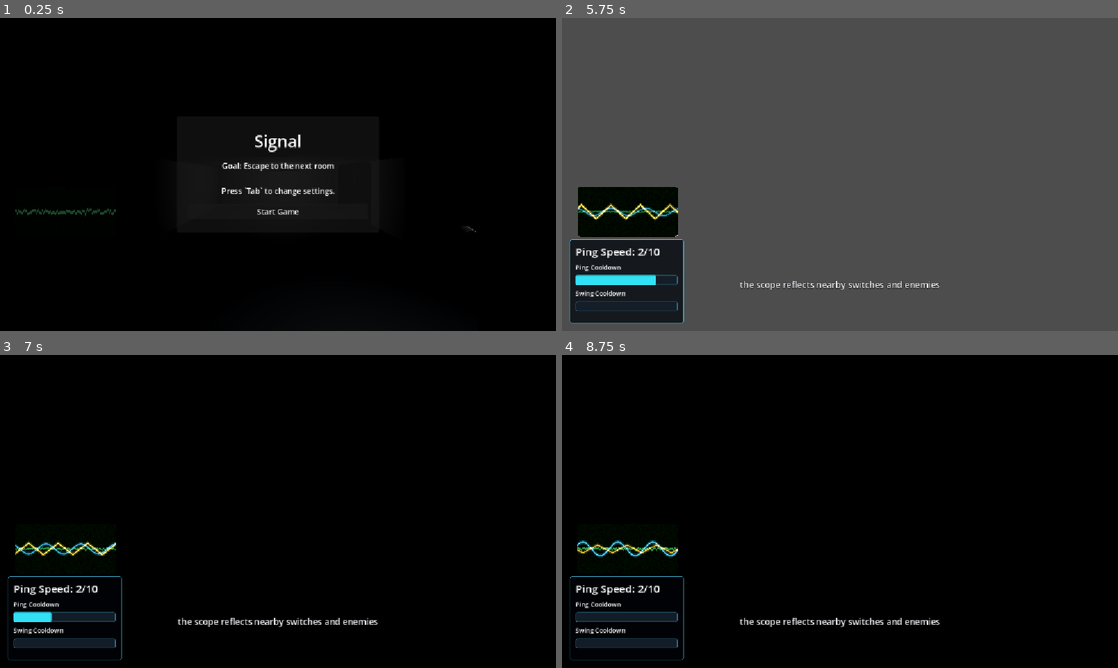
Above: before the commit, frames 1-4 (two rows, left to right).
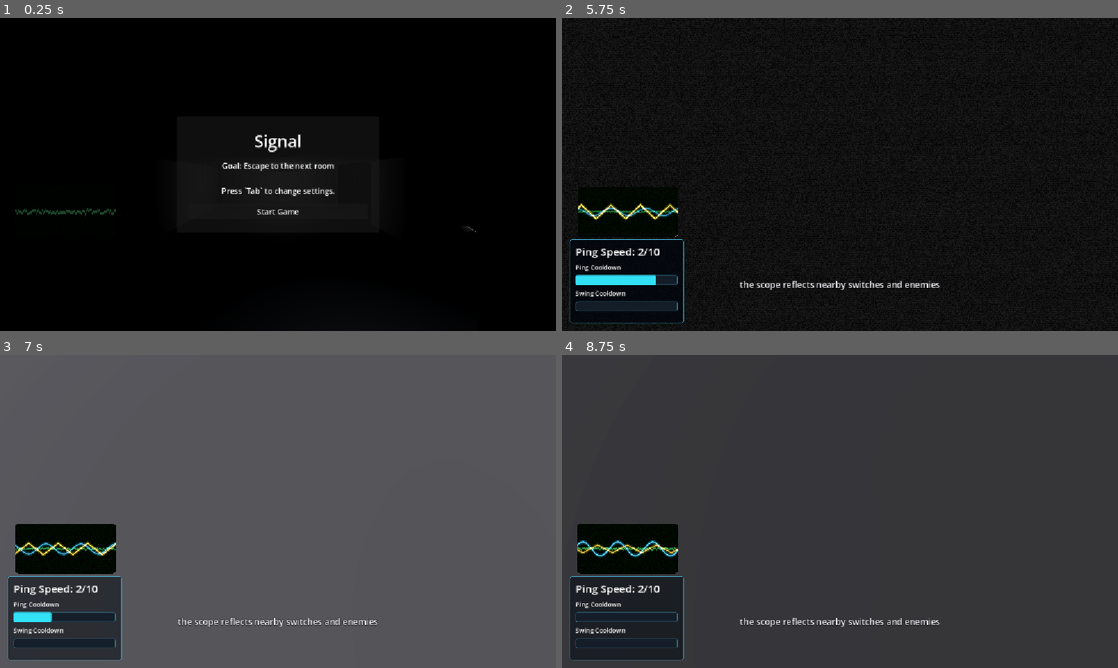
Above: after the commit, the same moments.

Repository: frkatona/LD59-Signal
Game: Godot game, scene res://scenes/main.tscn
The game is run twice, just before and just after one commit, with the same random seed, the same clock (stepped at 60 frames per second) and the same inputs. Sound files missing from this copy of the repository are replaced by a short silence.
Inputs (mouse positions are in pixels of both pictures, inside the frame that each line leads up to):
- Up to frame 1 (0.25 s): no input
- Up to frame 2 (5.75 s): click "Start Game" at 0.5 s; tap Enter at 1.25 s; move the mouse to (867, 174) at 1.27 s; hold E (interact) 1.28-2.03 s; hold W from 1.28 s (still down); click (867, 174) at 1.42 s; tap Space at 1.52, 2.27, 3.77, 4.52, 5.27 s; move the mouse to (812, 174) at 2.02 s; tap F (sonar_ping) at 2.1, 5.1 s; move the mouse to (851, 168) at 2.77 s; hold G (toggle_sonar_mode) 2.78-3.53 s; move the mouse to (834, 180) at 3.52 s; tap Backspace (toggle_world_energy) at 3.6 s; click (834, 180) at 3.67 s; move the mouse to (878, 177) at 4.27 s; hold E (interact) 4.28-5.03 s; move the mouse to (795, 171) at 5.02 s
- Up to frame 3 (7 s): move the mouse to (283, 511) at 5.77 s; hold G (toggle_sonar_mode) 5.78-6.53 s; click (283, 511) at 5.92 s; move the mouse to (255, 505) at 6.52 s; release W at 6.53 s; hold D from 6.53 s (still down); tap Backspace (toggle_world_energy) at 6.6 s; tap Space at 6.77 s
- Up to frame 4 (8.75 s): move the mouse to (867, 511) at 7.27 s; release D at 7.28 s; hold E (interact) 7.28-8.03 s; hold W from 7.28 s (still down); tap Space at 7.52, 8.27 s; move the mouse to (812, 511) at 8.02 s; tap F (sonar_ping) at 8.1 s; click (812, 511) at 8.17 s

The runs differ from the first frame. In frame 2, 91% of the frame differs, in the area x 0-100%, y 0-100%; in frame 3, 95%; in frame 4, 95%.

Commit message:
Fix player camera clipping

Diff:
--- a/scenes/player.tscn
+++ b/scenes/player.tscn
@@ -2,8 +2,8 @@
 
 [ext_resource type="Script" uid="uid://cktwaird8aawj" path="res://scripts/first_person_controller.gd" id="1_8afob"]
 
-[sub_resource type="BoxShape3D" id="BoxShape3D_player"]
-size = Vector3(0.7, 1.8, 0.7)
+[sub_resource type="CylinderShape3D" id="CylinderShape3D_3vyb7"]
+height = 1.8
 
 [sub_resource type="CapsuleShape3D" id="CapsuleShape3D_3vyb7"]
 radius = 0.7
@@ -15,13 +15,14 @@
 
 [node name="CollisionShape3D" type="CollisionShape3D" parent="." unique_id=1988471710]
 transform = Transform3D(1, 0, 0, 0, 1, 0, 0, 0, 1, 0, 0.9, 0)
-shape = SubResource("BoxShape3D_player")
+shape = SubResource("CylinderShape3D_3vyb7")
 
 [node name="CameraPivot" type="Node3D" parent="." unique_id=173732664]
 transform = Transform3D(1, 0, 0, 0, 1, 0, 0, 0, 1, 0, 1.6, 0)
 
 [node name="Camera3D" type="Camera3D" parent="CameraPivot" unique_id=1194919771]
 current = true
+near = 0.001
 
 [node name="PushArea" type="Area3D" parent="." unique_id=1916487078]
 unique_name_in_owner = true
